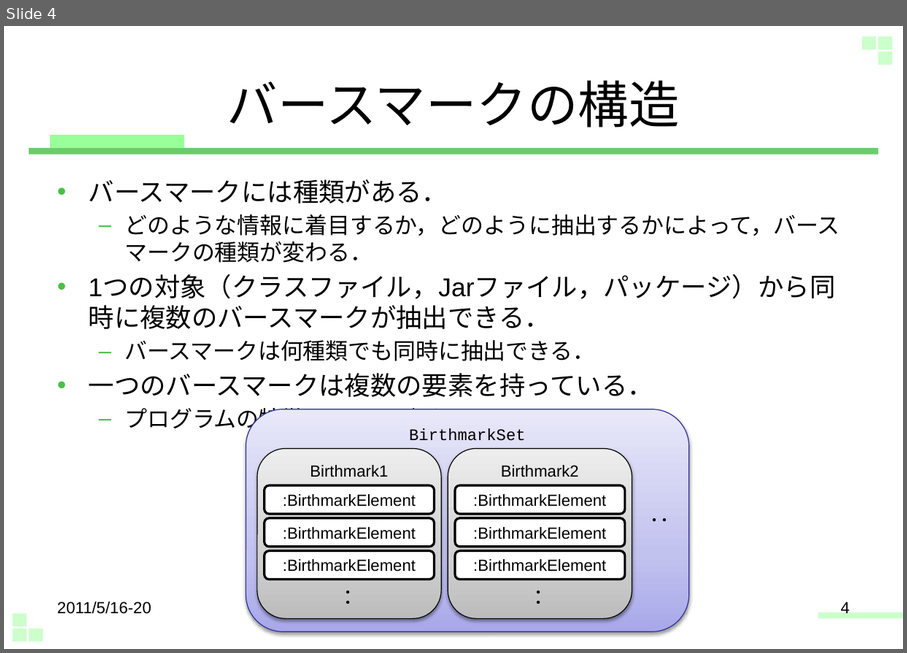
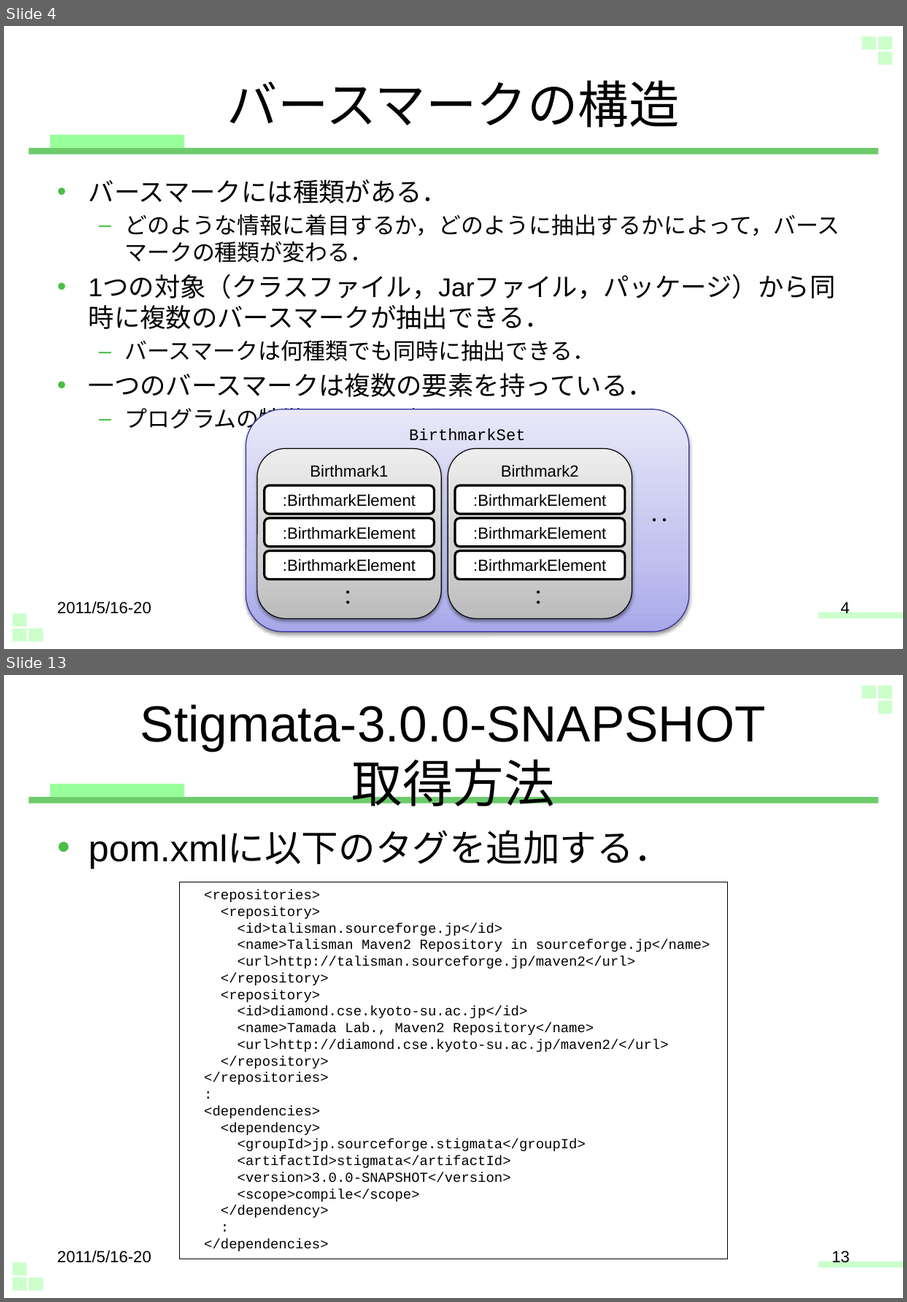
Before and after one commit to zz-fork-repository/jp-stigmata-core, a slide deck: src/docs/extends_stigmata.pptx. Shown one above the other, each under a label of ours: slide 4 before the commit, slides 4 and 13 after it; the slides between them are not shown. The pictures are 907x653 and 907x1302 pixels, drawn with LibreOffice and Linux fonts; fonts in the diff are those of the drawing. Boxes give left, top, right and bottom in pixels: in the first picture for what was removed or moved away, otherwise in the second. Text is boxed around its words. In the diff, an @@ line names an element or a change of style, - is before the commit and + after.

Commit message:
リポジトリの参照にdiamondを追加した．

```diff
--- a/src/docs/extends_stigmata.pptx
+++ b/src/docs/extends_stigmata.pptx
@@ slide 13 added at <box>4,675,903,1298</box>, background #FFFFFF; not listed: 9 template elements that a slide beside it also shows @@
@@ title added at <box>141,704,766,806</box>, 44 pt, text #000000 @@
+Stigmata-3.0.0-SNAPSHOT
+取得方法
@@ text added at <box>89,832,671,868</box>, 32 pt, text #000000 @@
+• pom.xmlに以下のタグを追加する．
@@ rectangle added at <box>179,882,728,1259</box>, fill #FFFFFF, outline #000000 0.75 pt, 12 pt, text #000000 @@
+<repositories>
+<repository>
+<id>talisman.sourceforge.jp</id>
+<name>Talisman Maven2 Repository in sourceforge.jp</name>
+<url>http://talisman.sourceforge.jp/maven2</url>
+</repository>
+<repository>
+<id>diamond.cse.kyoto-su.ac.jp</id>
+<name>Tamada Lab., Maven2 Repository</name>
+<url>http://diamond.cse.kyoto-su.ac.jp/maven2/</url>
+</repository>
+</repositories>
+:
+<dependencies>
+<dependency>
+<groupId>jp.sourceforge.stigmata</groupId>
+<artifactId>stigmata</artifactId>
+<version>3.0.0-SNAPSHOT</version>
+<scope>compile</scope>
+</dependency>
+:
+</dependencies>
@@ text added at <box>57,1250,151,1263</box>, 14 pt, text #000000 @@
+2011/5/16-20
@@ page number added at <box>832,1250,850,1263</box>, 14 pt, text #000000 @@
+13
```
Also in this commit, not shown: 8 slides changed, 2 other slides added, 2 other files.
